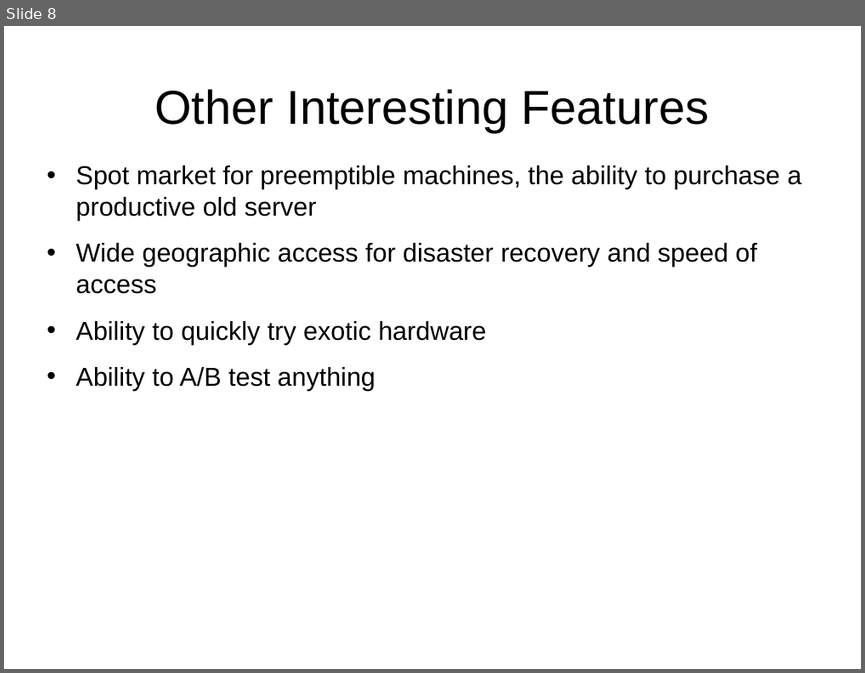
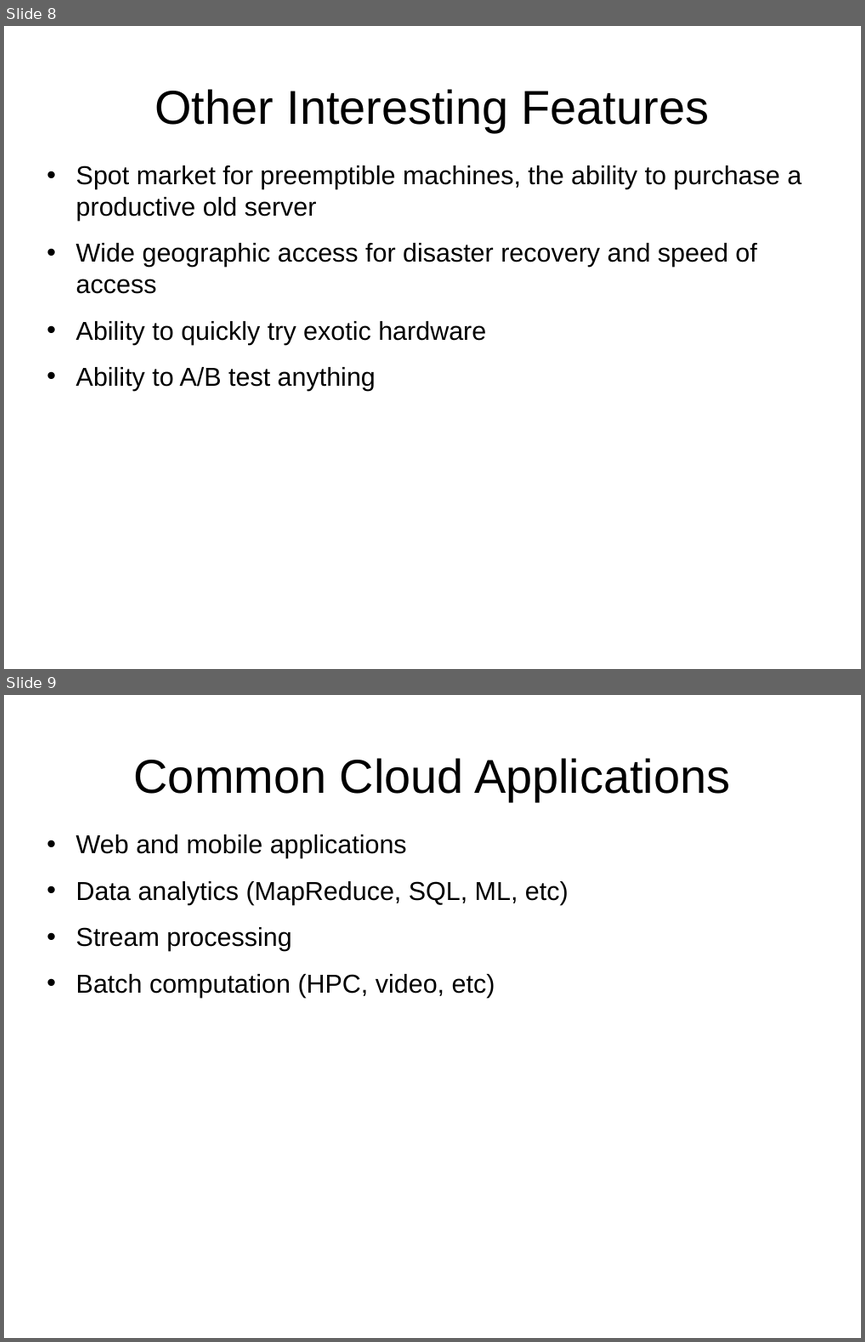
Before and after one commit to j-avdeev/Cloud-Computing-Technology, a slide deck: CCT - lec1 - Cloud computing overview.odp. Shown one above the other, each under a label of ours: slide 8 before the commit, slides 8 and 9 after it. The pictures are 865x673 and 865x1342 pixels, drawn with LibreOffice and Linux fonts; fonts in the diff are those of the drawing. Boxes give left, top, right and bottom in pixels: in the first picture for what was removed or moved away, otherwise in the second. Text is boxed around its words. In the diff, an @@ line names an element or a change of style, - is before the commit and + after.

```diff
--- a/CCT - lec1 - Cloud computing overview.odp
+++ b/CCT - lec1 - Cloud computing overview.odp
@@ slide 9 added at (x1=4, y1=695, x2=861, y2=1338), background #FFFFFF @@
@@ title added at (x1=134, y1=758, x2=730, y2=801), 44 pt, text #000000 @@
+Common Cloud Applications
@@ text added at (x1=76, y1=834, x2=568, y2=998), 24 pt, text #000000 @@
+• Web and mobile applications
+• Data analytics (MapReduce, SQL, ML, etc)
+• Stream processing
+• Batch computation (HPC, video, etc)
```
Also in this commit, not shown: 20 other slides added, 1 other file.
